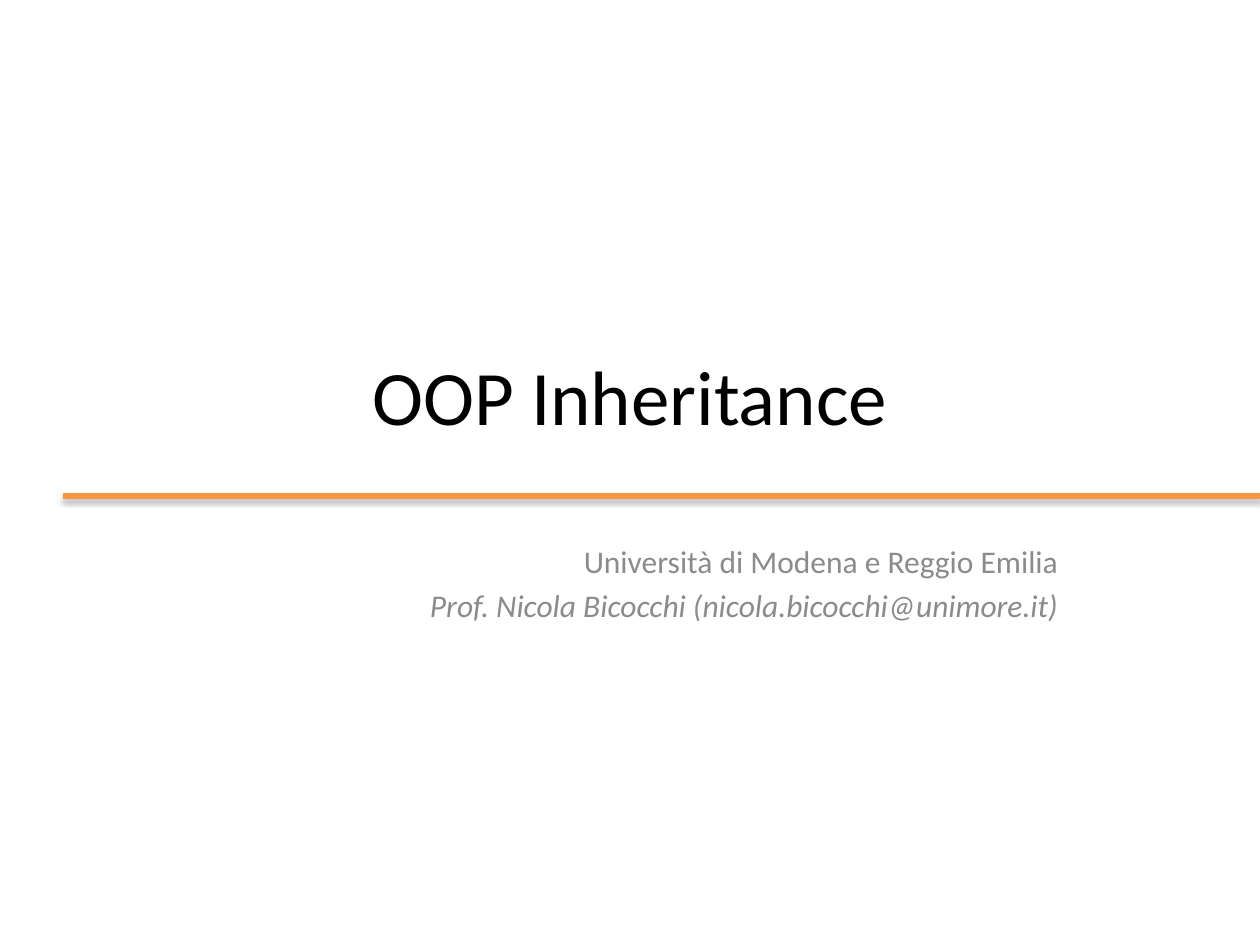
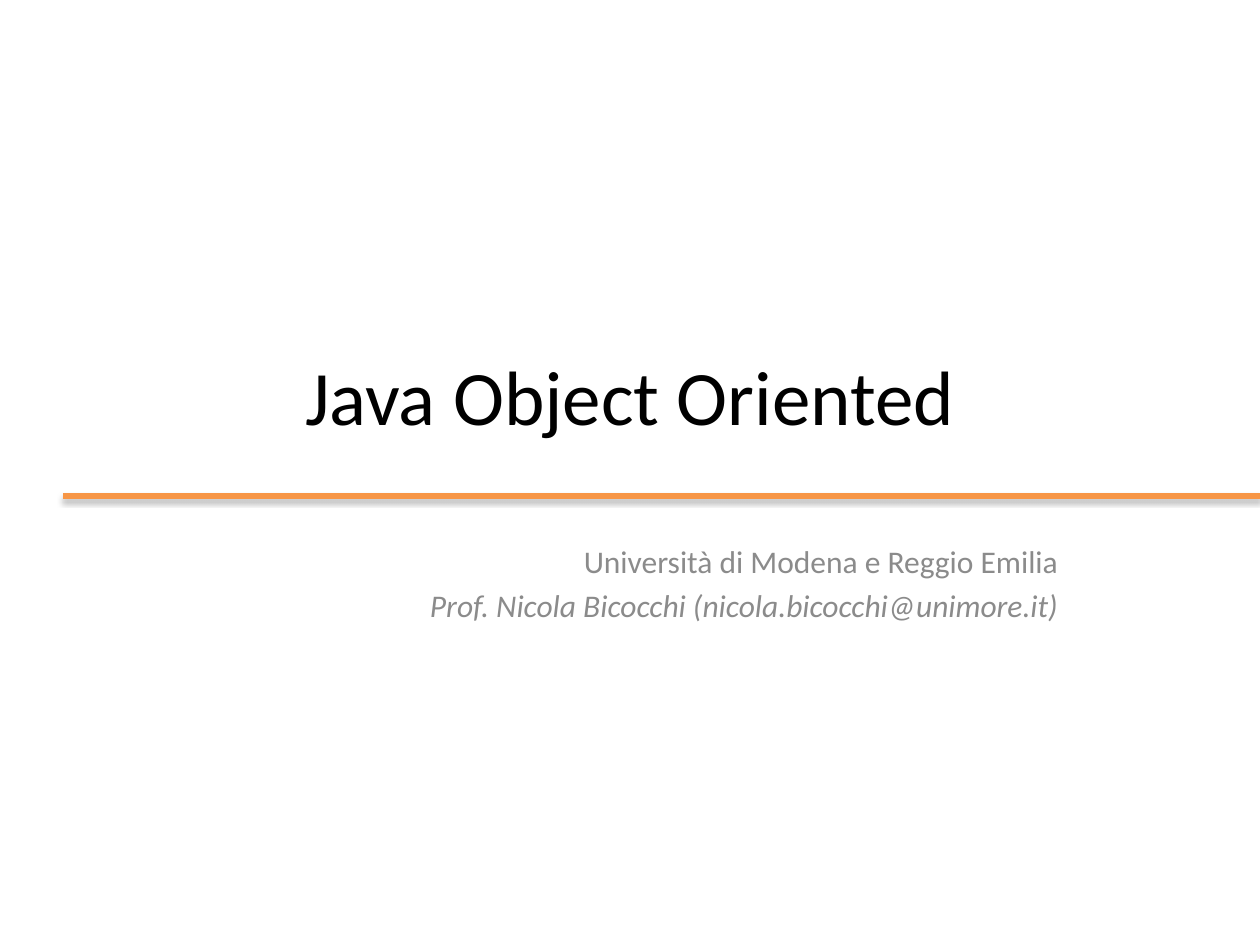
Before and after one commit to nbicocchi/ooprogramming, a slide deck: slide 1 of java/slides/ppt/03 - Java Object Oriented.pptx. Drawn at 1260x945 pixels with LibreOffice and Linux fonts; fonts in the diff are those of the drawing; background and template pictures are left out. Boxes give left, top, right and bottom in pixels: in the first picture for what was removed or moved away, otherwise in the second. Text is boxed around its words. In the diff, an @@ line names an element or a change of style, - is before the commit and + after.

```diff
--- a/java/slides/ppt/03 - Java Object Oriented.pptx
+++ b/java/slides/ppt/03 - Java Object Oriented.pptx
@@ title at (x1=305, y1=371, x2=954, y2=439): text changed @@
-OOP Inheritance
+Java Object Oriented
```
Also in this commit, not shown: 40 slides added, 3 other files.
